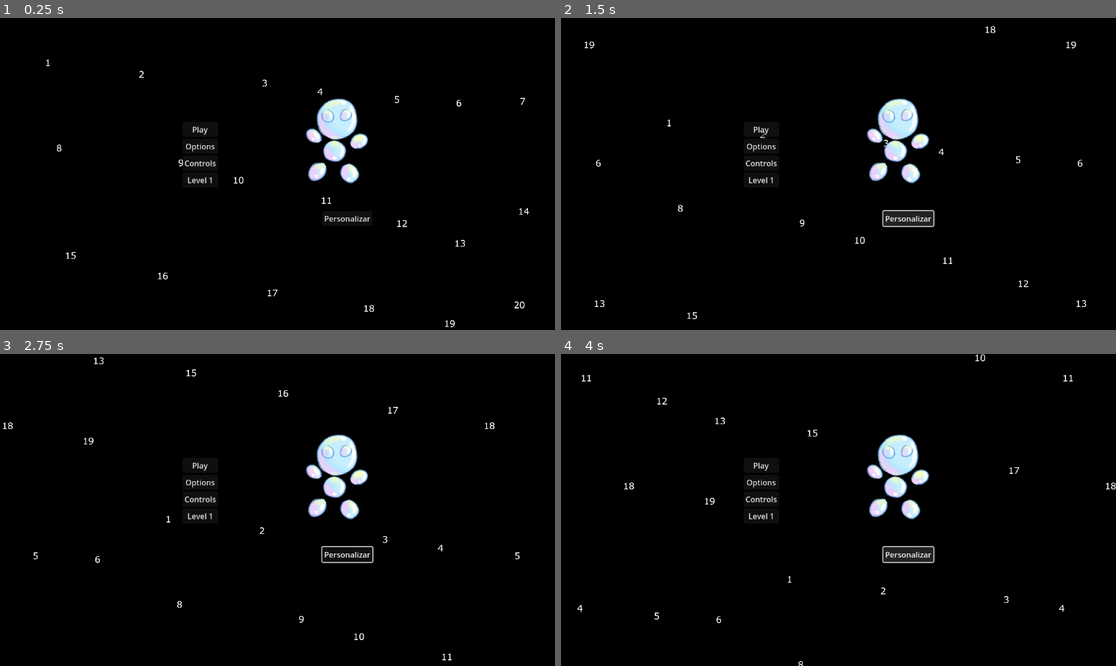
Above: before the commit, frames 1-4 (two rows, left to right).
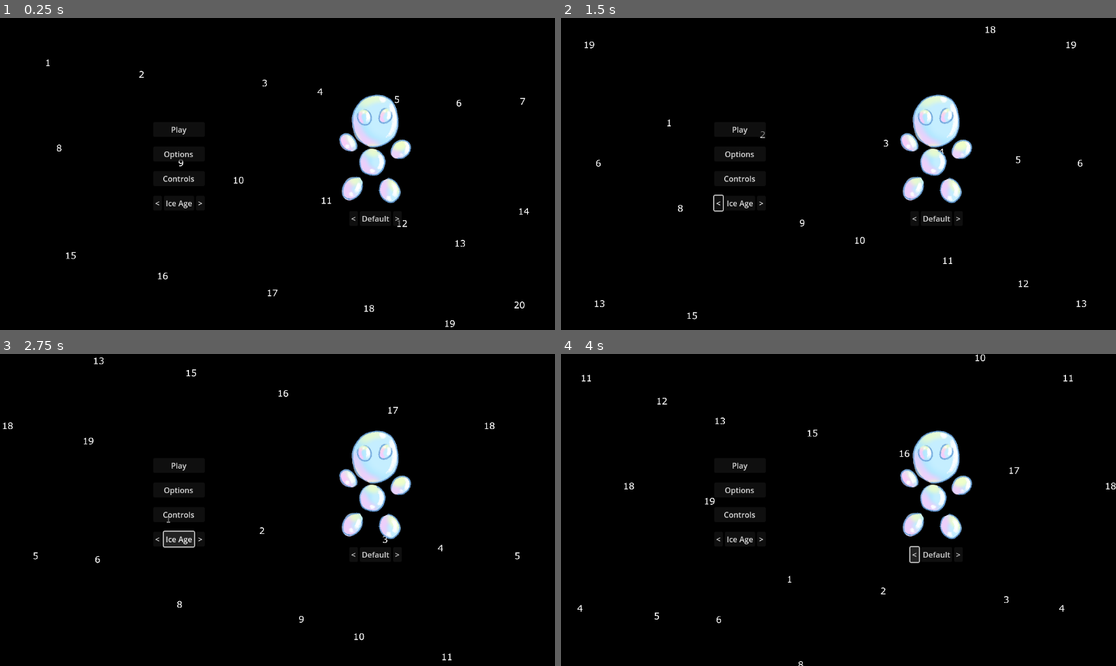
Above: after the commit, the same moments.

Repository: DiossFer/GameJam25-Articuno
Game: Godot game, scene res://Scenes/menu.tscn
Two runs of this game, one before a commit and one after it. Both use one fixed random seed, a clock stepped at 60 frames per second and the inputs below. The project has no main scene, so this scene is started directly.
Inputs (mouse positions are in pixels of both pictures, inside the frame that each line leads up to):
- Up to frame 1 (0.25 s): no input
- Up to frame 2 (1.5 s): click (716, 202) at 0.5 s, where only the run after the commit has a clickable "<"; click (910, 217) at 1.25 s, where only the run before the commit has a clickable "Personalizar"
- Up to frame 3 (2.75 s): click (177, 538) at 2 s, where only the run after the commit has a clickable "Ice Age"
- Up to frame 4 (4 s): click (760, 538) at 2.75 s, where only the run after the commit has a clickable ">"; click (916, 553) at 3.5 s, where only the run after the commit has a clickable "<"

The runs differ from the first frame. In frame 1, 4.2% of the frame differs, in the area x 27-75%, y 24-67%; in frame 2, 4.6%; in frame 3, 4.6%, in the area x 27-75%, y 24-68%; in frame 4, 4.5%.

Commit message:
Update menu

Diff:
--- a/gamejamprojectarticuno/Scenes/menu.tscn
+++ b/gamejamprojectarticuno/Scenes/menu.tscn
@@ -24,10 +24,12 @@
 offset_bottom = 108.0
 grow_horizontal = 2
 grow_vertical = 2
+theme_override_constants/separation = 300
 
 [node name="VBoxContainer" type="VBoxContainer" parent="HBoxContainer"]
 layout_mode = 2
 size_flags_horizontal = 2
+theme_override_constants/separation = 20
 
 [node name="Play" type="Button" parent="HBoxContainer/VBoxContainer"]
 layout_mode = 2
@@ -41,24 +43,46 @@
 layout_mode = 2
 text = "Controls"
 
-[node name="Level 1" type="Button" parent="HBoxContainer/VBoxContainer"]
+[node name="HBoxContainer" type="HBoxContainer" parent="HBoxContainer/VBoxContainer"]
 layout_mode = 2
-text = "Level 1
+
+[node name="rightBLevel2" type="Button" parent="HBoxContainer/VBoxContainer/HBoxContainer"]
+layout_mode = 2
+text = "<"
+
+[node name="Ice Age" type="Button" parent="HBoxContainer/VBoxContainer/HBoxContainer"]
+layout_mode = 2
+text = "Ice Age
 "
+
+[node name="rightBLevel" type="Button" parent="HBoxContainer/VBoxContainer/HBoxContainer"]
+layout_mode = 2
+text = ">"
 
 [node name="VBoxContainer2" type="VBoxContainer" parent="HBoxContainer"]
 layout_mode = 2
 size_flags_horizontal = 10
 
 [node name="Sprite2D" type="Sprite2D" parent="HBoxContainer/VBoxContainer2"]
-position = Vector2(30.45, 38.5)
-scale = Vector2(0.182075, 0.171296)
+position = Vector2(53.5, 55)
+scale = Vector2(0.211, 0.22)
 texture = ExtResource("1_qj2ld")
 
-[node name="Personalizar" type="Button" parent="HBoxContainer/VBoxContainer2"]
+[node name="HBoxContainer" type="HBoxContainer" parent="HBoxContainer/VBoxContainer2"]
 layout_mode = 2
 size_flags_vertical = 10
-text = "Personalizar
-"
+
+[node name="leftBSkin" type="Button" parent="HBoxContainer/VBoxContainer2/HBoxContainer"]
+layout_mode = 2
+text = "<"
+
+[node name="NombreSkin" type="Button" parent="HBoxContainer/VBoxContainer2/HBoxContainer"]
+layout_mode = 2
+size_flags_vertical = 10
+text = "Default"
+
+[node name="rightBSkin" type="Button" parent="HBoxContainer/VBoxContainer2/HBoxContainer"]
+layout_mode = 2
+text = ">"
 
 [node name="ParallaxBackground" parent="." instance=ExtResource("2_f587w")]
